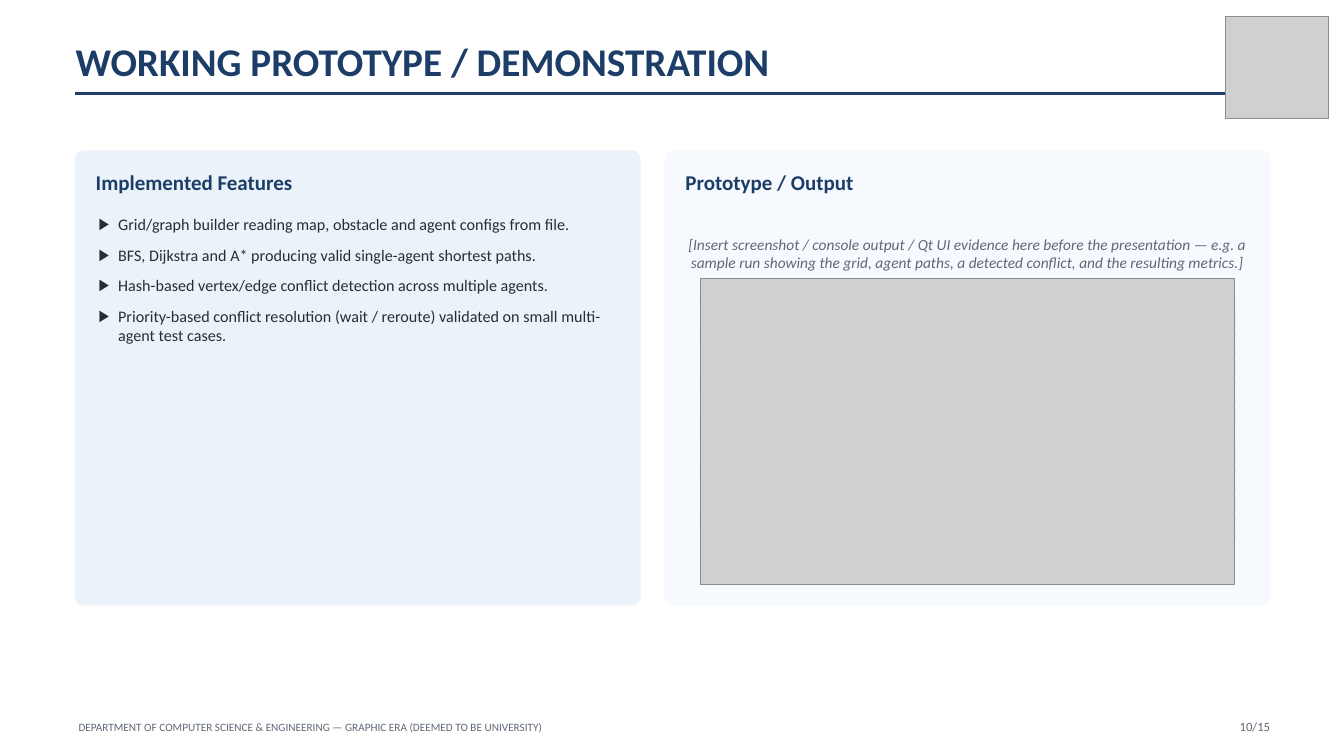
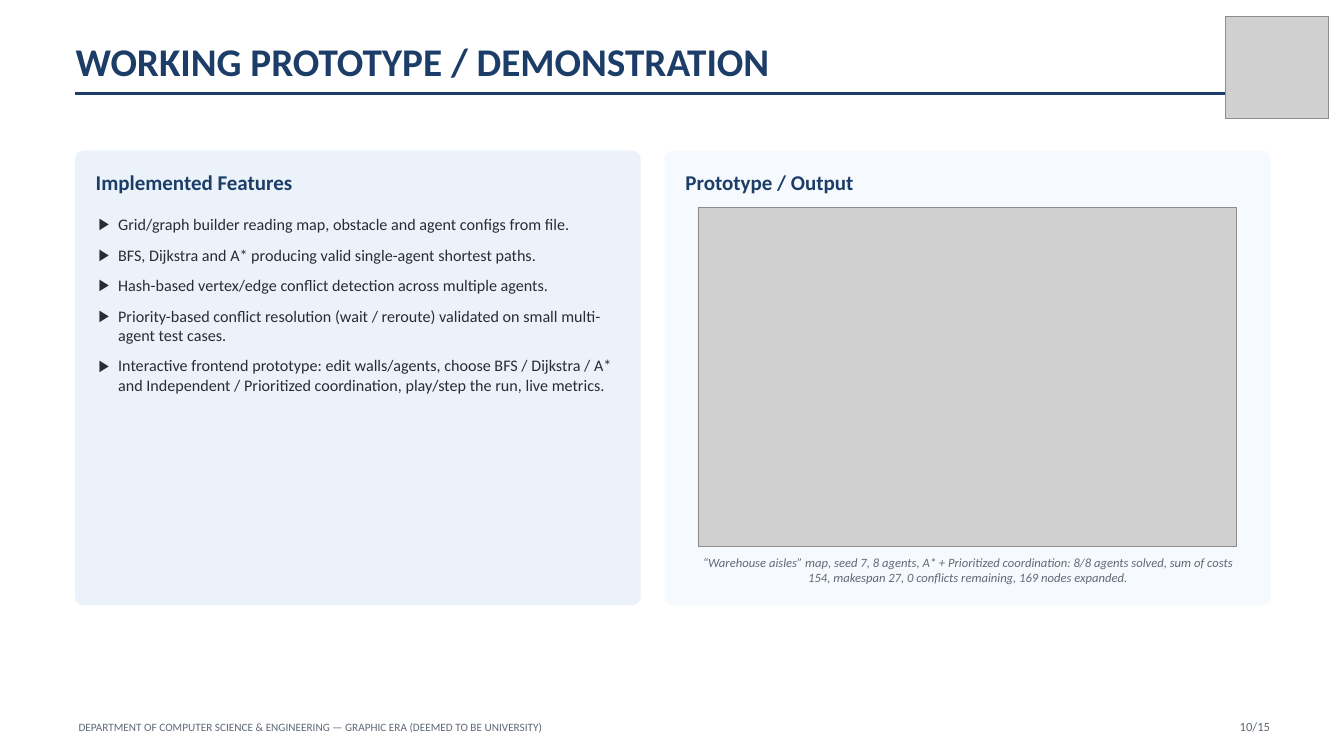
Before and after one commit to ayushirautela123/Simulator-for-Path-Planning-of-Multi-Agent, a slide deck: slide 10 of TeamAFK_PhaseII_Evaluation.pptx. Drawn at 1344x756 pixels with LibreOffice and Linux fonts; fonts in the diff are those of the drawing; grey boxes stand for pictures. Boxes give left, top, right and bottom in pixels: in the first picture for what was removed or moved away, otherwise in the second. Text is boxed around its words. In the diff, an @@ line names an element or a change of style, - is before the commit and + after.

```diff
--- a/TeamAFK_PhaseII_Evaluation.pptx
+++ b/TeamAFK_PhaseII_Evaluation.pptx
@@ picture: place and size @@
-picture at (701,278,1235,585)
+picture at (699,208,1236,546)
@@ text removed at (688,239,1246,271) @@
-[Insert screenshot / console output / Qt UI evidence here before the presentation — e.g. a sample run showing the grid, agent paths, a detected conflict, and the resulting metrics.]
@@ rounded rectangle removed at (701,292,1235,544) @@
@@ text at (118,359,611,394): paragraph added @@
+▶ Interactive frontend prototype: edit walls/agents, choose BFS / Dijkstra / A* and Independent / Prioritized coordination, play/step the run, live metrics.
@@ text added at (703,558,1232,584), 9 pt, text #5F6976, italic @@
+“Warehouse aisles” map, seed 7, 8 agents, A* + Prioritized coordination: 8/8 agents solved, sum of costs 154, makespan 27, 0 conflicts remaining, 169 nodes expanded.
```
Also in this commit, not shown: 12 other slides changed.
